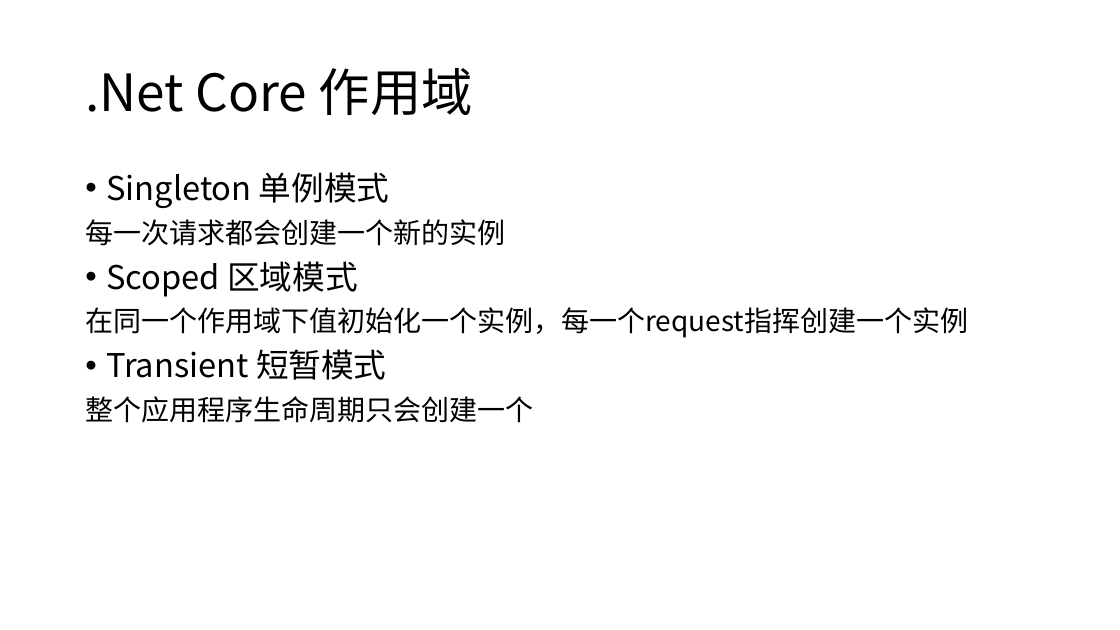
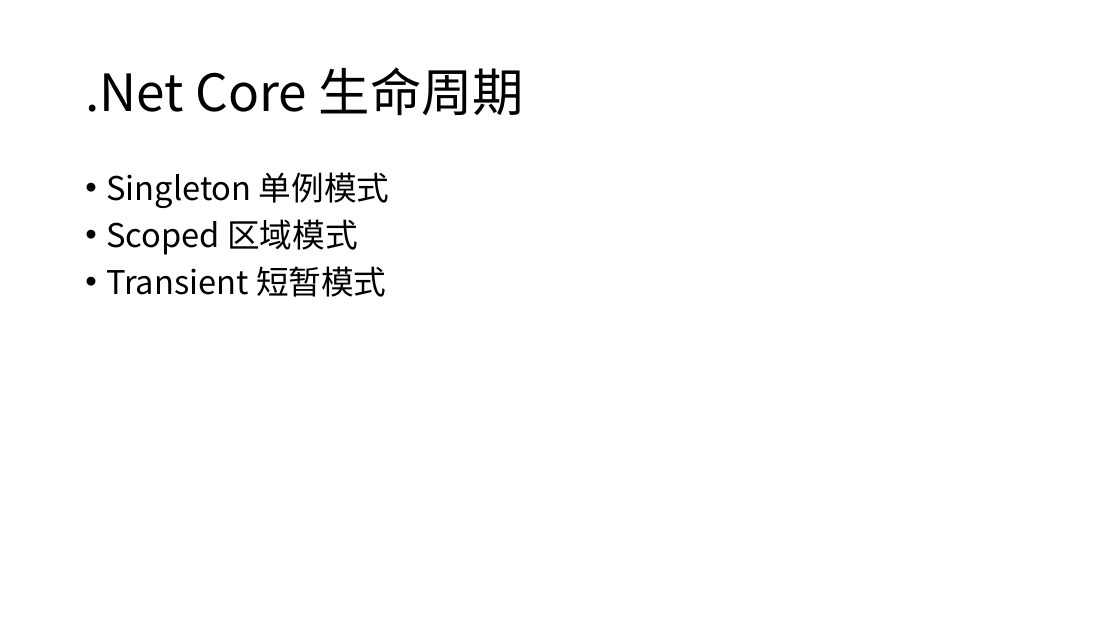
Before and after one commit to DarkRogerZz/TestCore, a slide deck: slide 16 of Word/.NET Core核心基础知识内容.pptx (slide 11 before the commit). Drawn at 1120x630 pixels with LibreOffice and Linux fonts; fonts in the diff are those of the drawing. Boxes give left, top, right and bottom in pixels: in the first picture for what was removed or moved away, otherwise in the second. Text is boxed around its words. In the diff, an @@ line names an element or a change of style, - is before the commit and + after.

```diff
--- a/Word/.NET Core核心基础知识内容.pptx
+++ b/Word/.NET Core核心基础知识内容.pptx
@@ title at [85, 67, 524, 115]: text changed @@
-.Net Core 作用域
+.Net Core 生命周期
@@ text at [85, 219, 505, 246]: paragraph removed @@
-每一次请求都会创建一个新的实例
@@ text at [85, 307, 968, 338]: paragraph removed @@
-在同一个作用域下值初始化一个实例，每一个request指挥创建一个实例
@@ text at [85, 396, 533, 423]: paragraph removed @@
-整个应用程序生命周期只会创建一个
```
Also in this commit, not shown: 2 other slides changed, 17 slides added, 8 other files.
